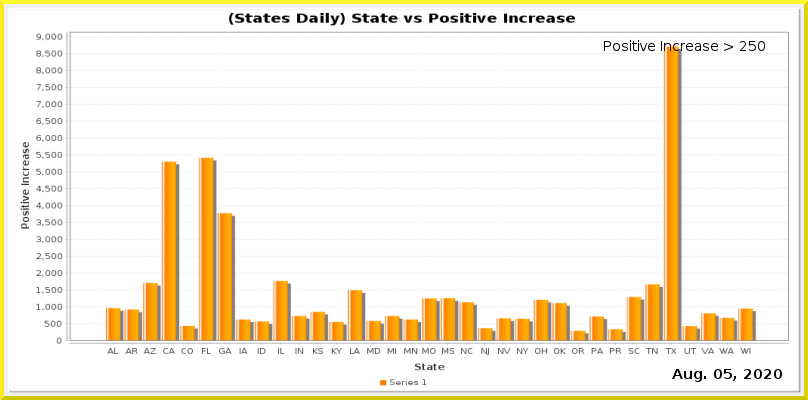
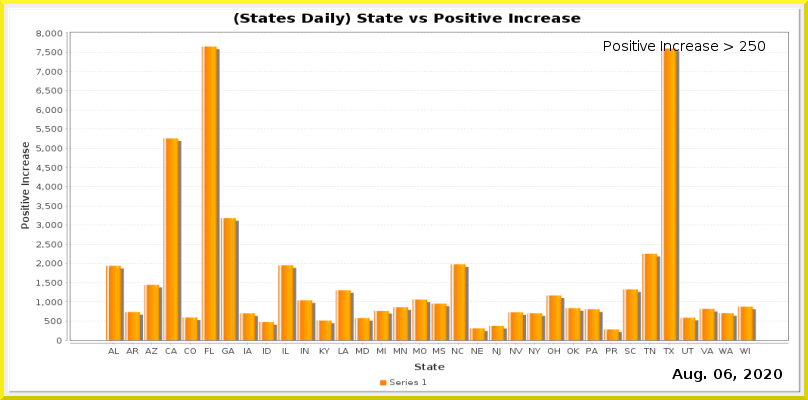
Revision of a layered 808x400 image; what changed, layer by layer:
painted on "Current Date" over (x1=724, y1=369, x2=732, y2=379)
painted on "Date_vs_TestIncrease.png" over (x1=36, y1=12, x2=789, y2=356)
